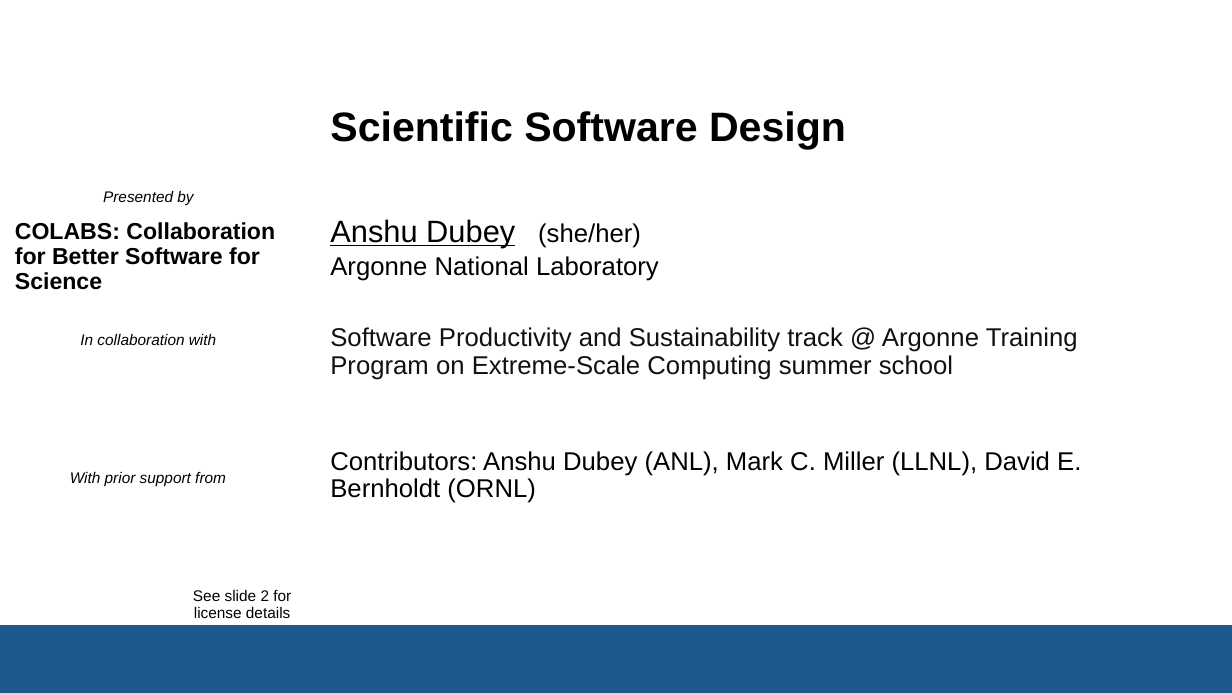
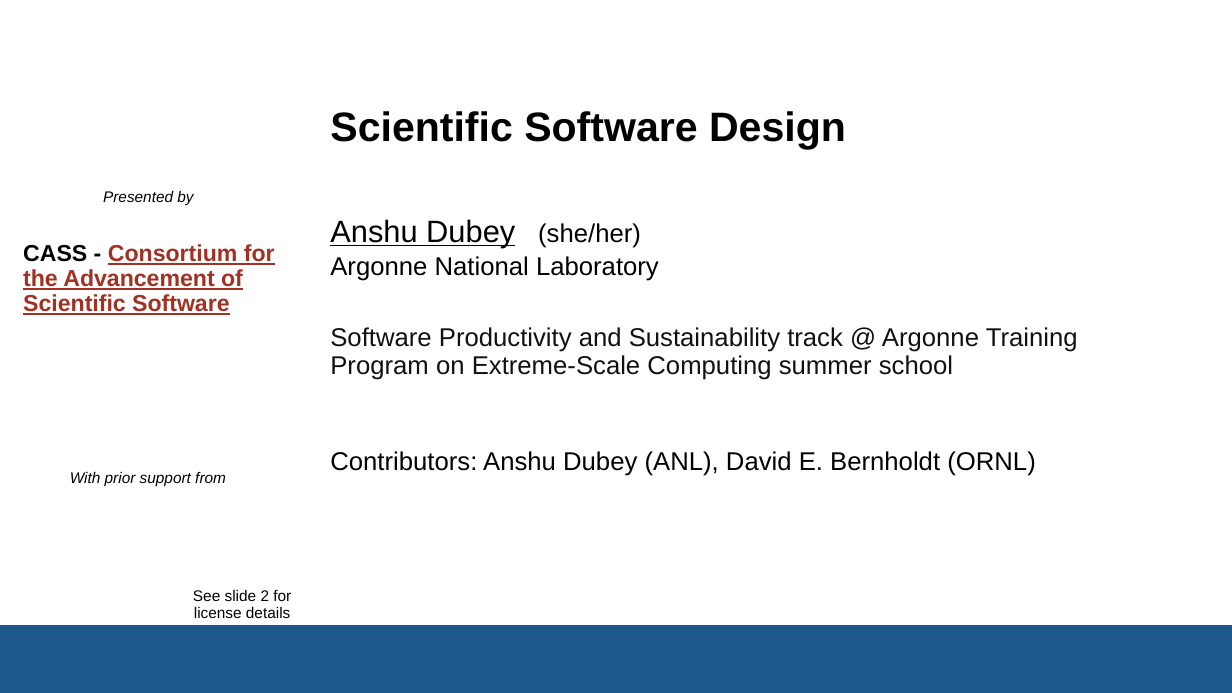
Before and after one commit to bssw-tutorial/presentations, a slide deck: slide 1 of design.pptx. Drawn at 1232x693 pixels with LibreOffice and Linux fonts; fonts in the diff are those of the drawing; background and template pictures are left out. Boxes give left, top, right and bottom in pixels: in the first picture for what was removed or moved away, otherwise in the second. Text is boxed around its words. In the diff, an @@ line names an element or a change of style, - is before the commit and + after.

Commit message:
updated design

```diff
--- a/design.pptx
+++ b/design.pptx
@@ text at (x1=23, y1=244, x2=275, y2=315): text changed; text colour #000000 to #A03123 @@
-COLABS: Collaboration for Better Software for Science
+CASS - Consortium for the Advancement of Scientific Software
@@ text removed at (x1=80, y1=334, x2=216, y2=345) @@
-In collaboration with
@@ text at (x1=330, y1=451, x2=1036, y2=476): text changed @@
-Contributors: Anshu Dubey (ANL), Mark C. Miller (LLNL), David E. Bernholdt (ORNL)
+Contributors: Anshu Dubey (ANL), David E. Bernholdt (ORNL)
```
Also in this commit, not shown: 6 other slides changed, 10 slides added, 10 slides removed, 1 other file.
